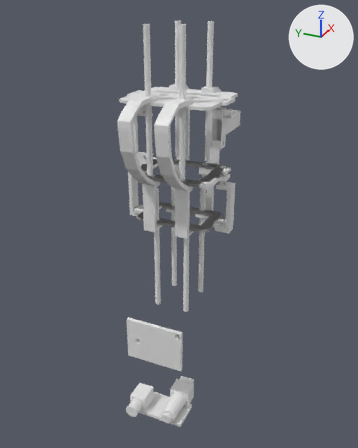
Two versions of the Blender file sona.blend, one commit apart.
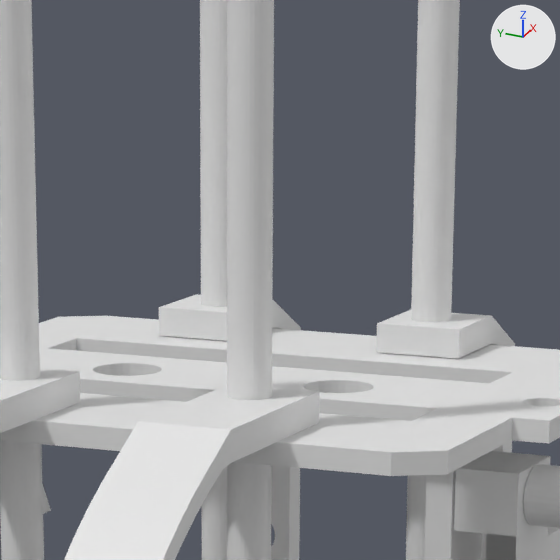
The first picture shows the older version from a 50 mm camera at (-27.8, -12.5, 10.1) aimed at (-0.6, -0.2, -3.5). The close-ups show both versions on the part from 41% to 64% of the width and 9% to 27% of the height of that picture; other places that the commit changed are outside them. The axes (+X, +Y, +Z) are drawn at upper right. The lights are the same throughout. The same objects are shown in both versions, whatever each file hides.

Script lines for the objects in view, before the commit:
```python
ob_head_rgb_lead_support = bpy.data.objects.new('Head RGB lead support', me_cube_023)
ob_head_rgb_lead_support.location = (0.0, -2.45, 3.0)
ob_head_rgb_lead_support.scale = (0.412, 0.412, 0.905)
ob_head_rgb_support_separator = bpy.data.objects.new('Head rgb support separator', me_cylinder_016)
ob_head_rgb_support_separator.location = (0.0, 0.0, 0.0)
ob_head_stud_front_top = bpy.data.objects.new('Head stud front top', me_cube_010)
ob_head_stud_front_top.location = (0.41, 0.0, 0.56)
ob_head_stud_front_top.rotation_euler = (0.0, 0.0, 3.142)  # degrees (0, 0, 180)
# also in view: 'Head plate top OLD' at (0.0, 0.0, 4.6); 'Head rgb support bracket' at (0.0, -2.1, 3.0); 'Head screw hole top' at (0.0, 0.0, 4.5); 'Head stud back top' at (-3.1, 0.0, 2.3)
```
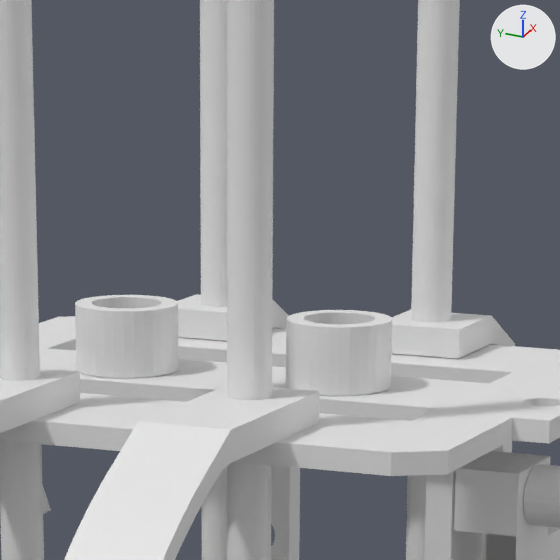
What changed in the scene script:
```text
Add me_cylinder_061:
    me_cylinder_061.from_pydata(...)  # a 32-sided cylinder along z spanning x -0.512..0.411, y -1.492..-0.568, z 4.715..5.295
Add ob_head_plate_top_antenna_support:
    ob_head_plate_top_antenna_support = bpy.data.objects.new('Head plate top antenna support', me_cylinder_061)
    ob_head_plate_top_antenna_support.location = (0.0, 0.0, 0.0)
    _m = ob_head_plate_top_antenna_support.modifiers.new('Mirror', 'MIRROR')
    _m.use_axis = (False, True, False)
    _m = ob_head_plate_top_antenna_support.modifiers.new('Boolean', 'BOOLEAN')
    _m.object = ob_head_antenna_opening
```

Boxes [x1, y1, x2, y2] around the edits, measured in the close-ups (560 x 560 px):
'Head plate top antenna support', added
    after: [75, 295, 392, 396]
